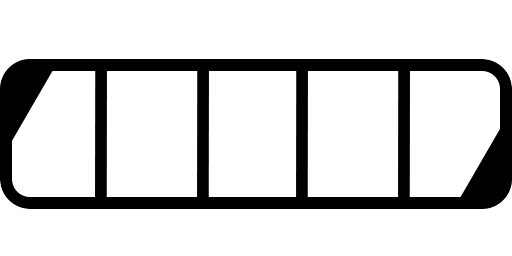
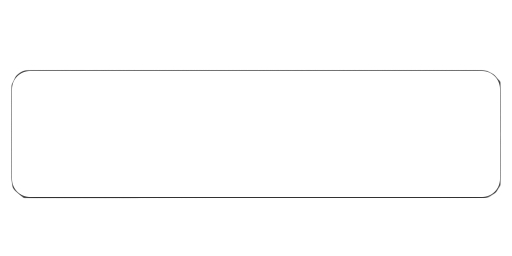
Before/after of a (512, 256) layered artwork. What changed in the layer stack:
hid group "Top Vert" (7 layers) over [left=0, top=59, right=512, bottom=209]
showed "Fill", painted on it over [left=0, top=59, right=512, bottom=209]
